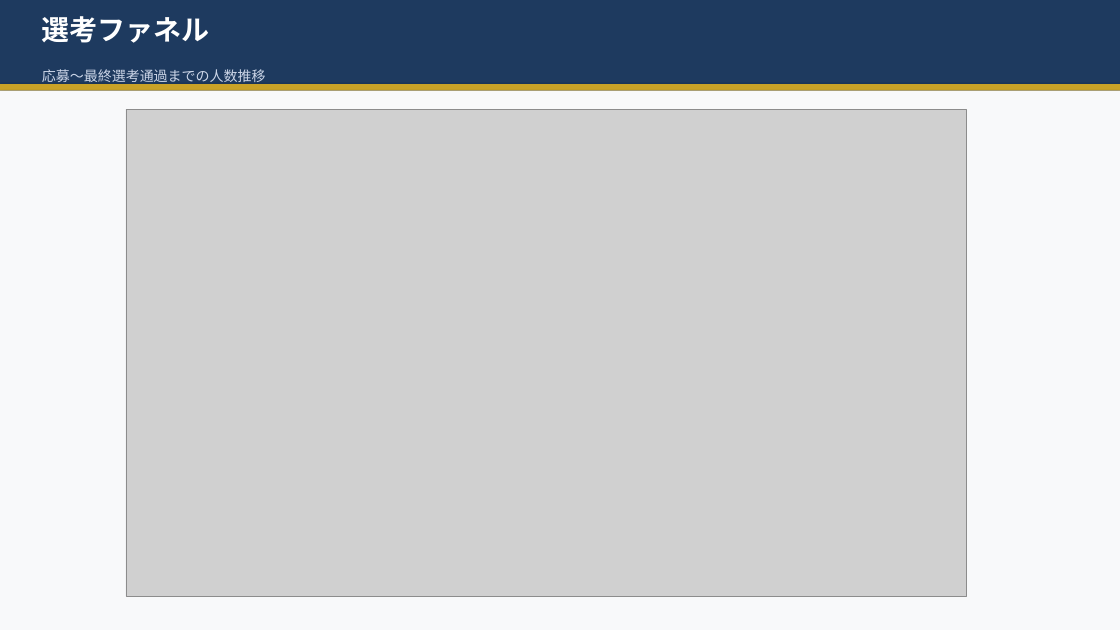
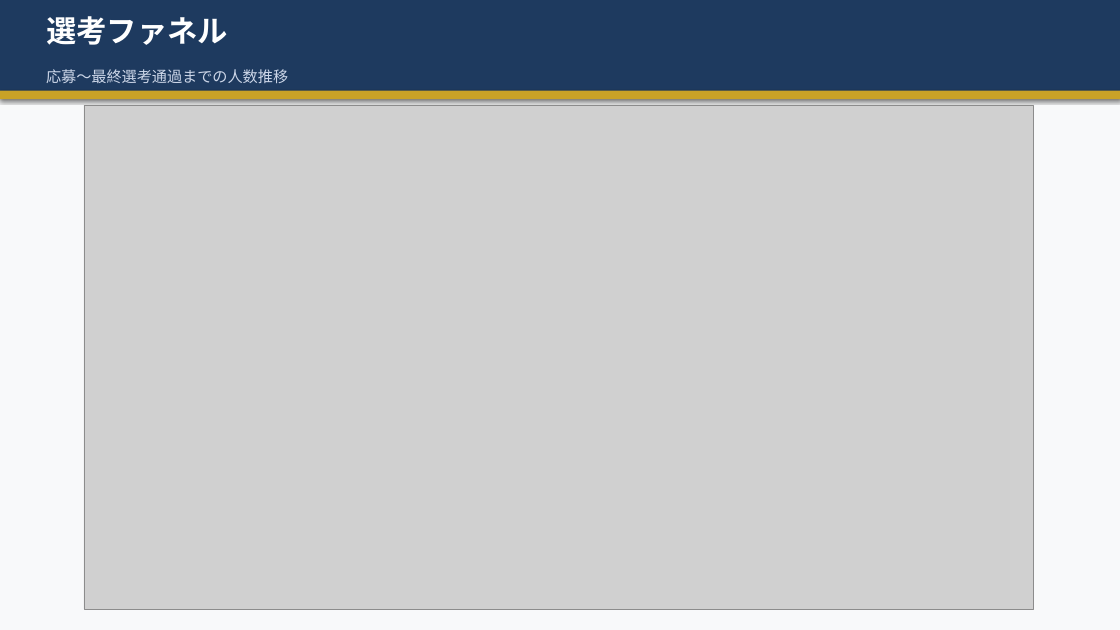
Before and after one commit to syoukaku007-star/daiki, a slide deck: slide 3 of 上位校採用分析レポート_2026.pptx. Drawn at 1120x630 pixels with LibreOffice and Linux fonts; fonts in the diff are those of the drawing; grey boxes stand for pictures. Boxes give left, top, right and bottom in pixels: in the first picture for what was removed or moved away, otherwise in the second. Text is boxed around its words. In the diff, an @@ line names an element or a change of style, - is before the commit and + after.

```diff
--- a/上位校採用分析レポート_2026.pptx
+++ b/上位校採用分析レポート_2026.pptx
@@ rectangle: place and size @@
-rectangle at box(0, 84, 1120, 91)
+rectangle at box(0, 0, 1120, 97)
@@ rectangle at box(0, 0, 1120, 97): fill #C9A227 to #1E3A5F @@
@@ rectangle: place and size @@
-rectangle at box(0, 91, 1120, 630)
+rectangle at box(0, 0, 1120, 630)
@@ text "選考ファネル" at box(46, 16, 228, 45): size 24 to 26 pt @@
@@ text "応募〜最終選考通過までの人数推移" at box(46, 69, 288, 83): size 12 to 13 pt @@
@@ rectangle: place and size @@
-rectangle at box(0, 0, 1120, 92)
+rectangle at box(0, 91, 1120, 99)
@@ rectangle at box(0, 91, 1120, 99): fill #1E3A5F to #C9A227 @@
@@ picture: place and size @@
-picture at box(126, 109, 966, 597)
+picture at box(84, 105, 1033, 609)
```
Also in this commit, not shown: 7 other slides changed.
